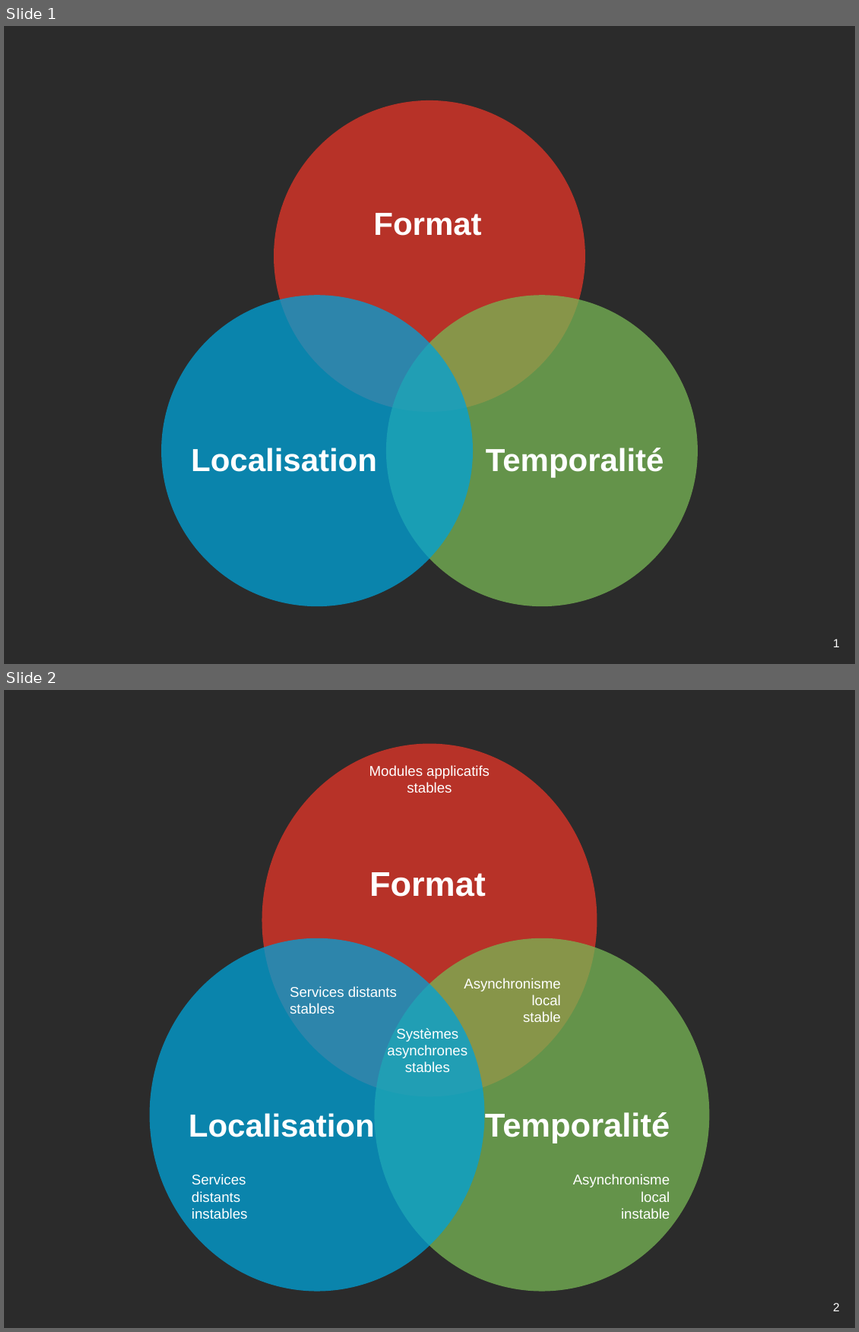
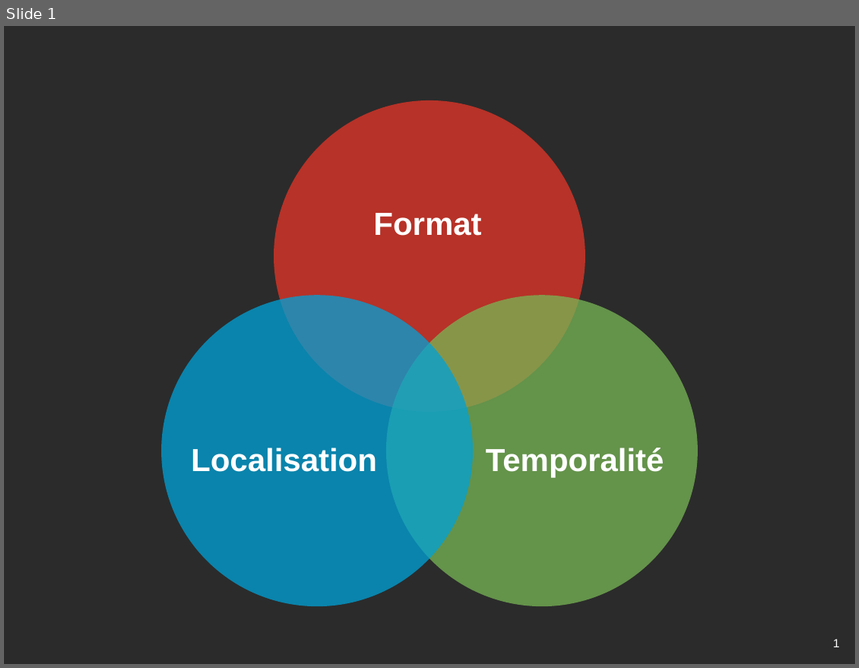
Before and after one commit to archiloque/blog, a slide deck: wip/decouplage/illus.pptx. Shown one above the other, each under a label of ours: slides 1 and 2 before the commit, slide 1 after it. The pictures are 859x1332 and 859x668 pixels, drawn with LibreOffice and Linux fonts; fonts in the diff are those of the drawing; background and template pictures are left out; a plain dark background stands for a picture behind light text. Boxes give left, top, right and bottom in pixels: in the first picture for what was removed or moved away, otherwise in the second. Text is boxed around its words. In the diff, an @@ line names an element or a change of style, - is before the commit and + after.

```diff
--- a/wip/decouplage/illus.pptx
+++ b/wip/decouplage/illus.pptx
@@ slide 2 removed at [4,690,855,1328], background picture (left out); not listed: 1 template element that a slide beside it also shows @@
@@ text removed at [370,765,490,793] @@
-Modules applicatifs
-stables
@@ text removed at [464,978,561,1022] @@
-Asynchronisme
-local
-stable
@@ text removed at [290,986,397,1014] @@
-Services distants
-stables
@@ text removed at [387,1028,468,1072] @@
-Systèmes
-asynchrones
-stables
@@ group removed at [150,744,709,1292]: 3 ellipses, 3 texts @@
-Format
-Temporalité
-Localisation
@@ text removed at [192,1174,248,1219] @@
-Services
-distants
-instables
@@ text removed at [573,1174,670,1219] @@
-Asynchronisme
-local
-instable
```
Also in this commit, not shown: 3 other files.
